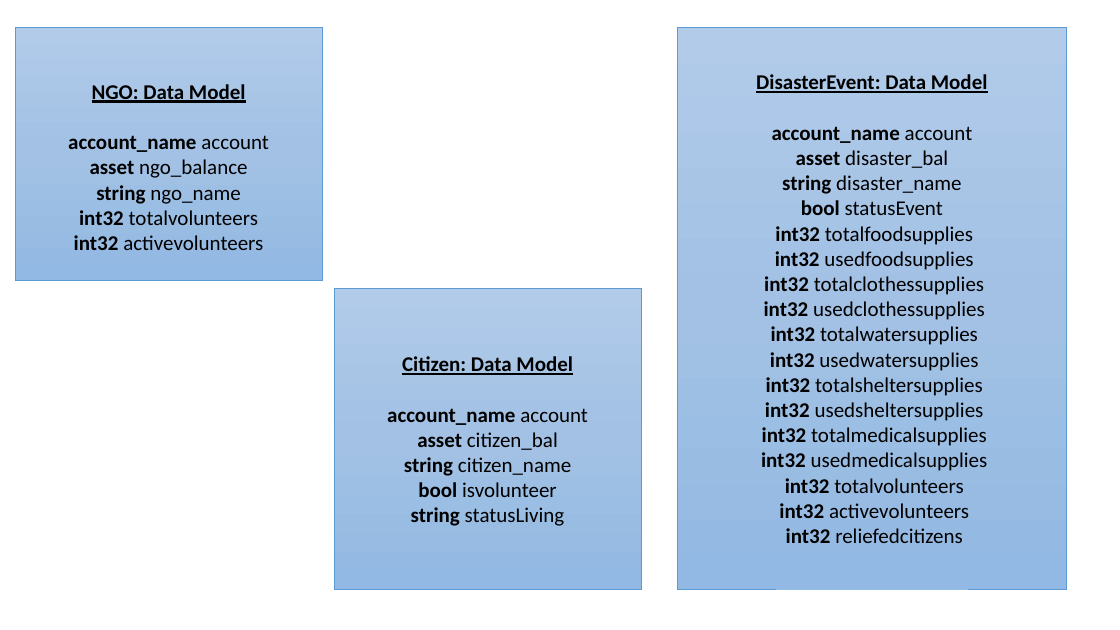
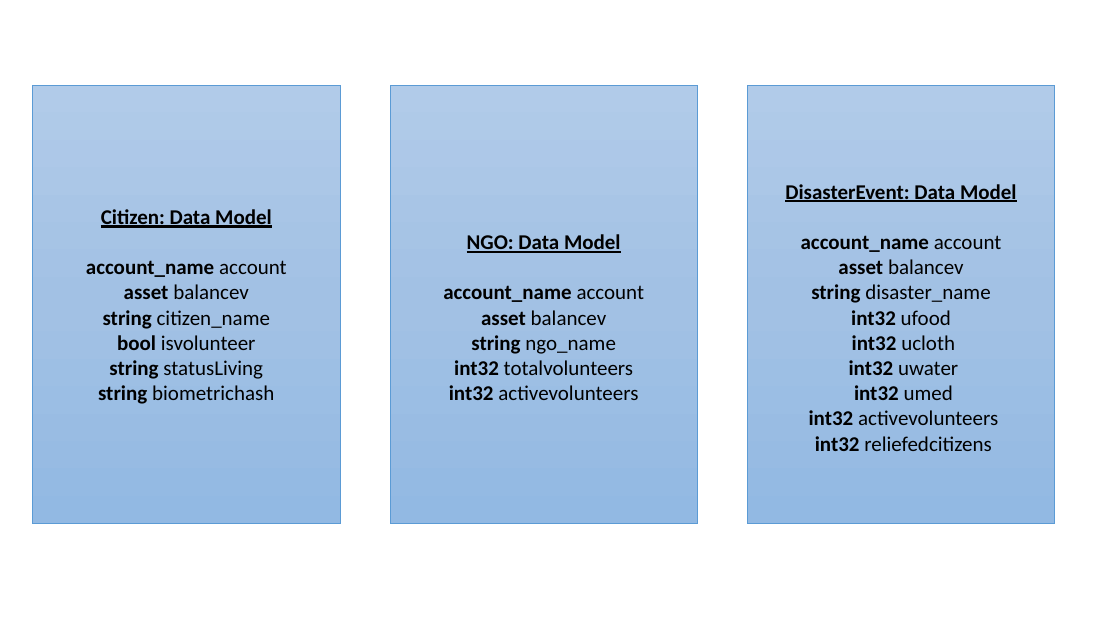
Before and after one commit to serganus/ReliefChain-smartcontracts, a slide deck: slide 2 of docs/Workflow.pptx. Drawn at 1120x630 pixels with LibreOffice and Linux fonts; fonts in the diff are those of the drawing. Boxes give left, top, right and bottom in pixels: in the first picture for what was removed or moved away, otherwise in the second. Text is boxed around its words. In the diff, an @@ line names an element or a change of style, - is before the commit and + after.

```diff
--- a/docs/Workflow.pptx
+++ b/docs/Workflow.pptx
@@ rectangle "Citizen: Data Model": place and size @@
-rectangle "Citizen: Data Model" at bbox=[334, 289, 642, 590]
+rectangle "Citizen: Data Model" at bbox=[33, 85, 340, 523]
@@ rectangle "NGO: Data Model": place and size @@
-rectangle "NGO: Data Model" at bbox=[15, 28, 323, 281]
+rectangle "NGO: Data Model" at bbox=[390, 85, 697, 523]
@@ rectangle "DisasterEvent: Data Model": place and size @@
-rectangle "DisasterEvent: Data Model" at bbox=[678, 28, 1067, 589]
+rectangle "DisasterEvent: Data Model" at bbox=[748, 85, 1055, 523]
@@ text in rectangle at bbox=[838, 259, 964, 274]: text changed @@
-asset disaster_bal
+asset balancev
@@ text in rectangle at bbox=[124, 284, 249, 299]: text changed @@
-asset citizen_bal
+asset balancev
@@ text in rectangle at bbox=[481, 310, 607, 325]: text changed @@
-asset ngo_balance
+asset balancev
@@ text in rectangle at bbox=[849, 310, 958, 400]: text changed @@
-bool statusEvent
-int32 totalfoodsupplies
-int32 usedfoodsupplies
-int32 totalclothessupplies
-int32 usedclothessupplies
-int32 totalwatersupplies
-int32 usedwatersupplies
-int32 totalsheltersupplies
-int32 usedsheltersupplies
-int32 totalmedicalsupplies
-int32 usedmedicalsupplies
-int32 totalvolunteers
+int32 ufood
+int32 ucloth
+int32 uwater
+int32 umed
@@ text in rectangle at bbox=[98, 385, 274, 404]: paragraph added @@
+string biometrichash
```
Also in this commit, not shown: 1 other slide changed, 1 slide removed, 6 other files.
